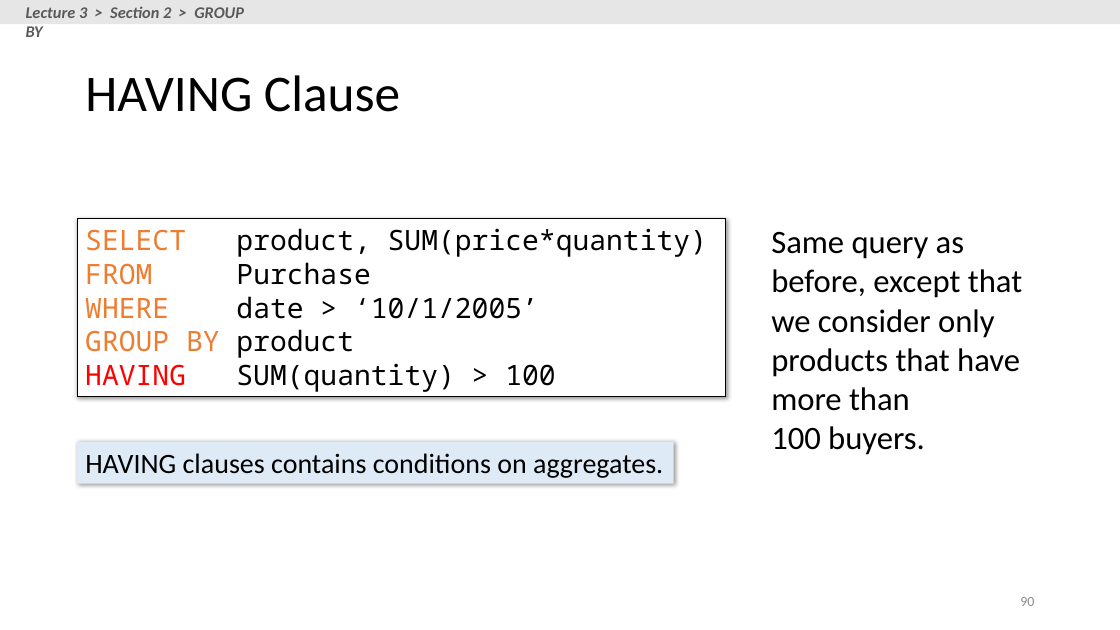
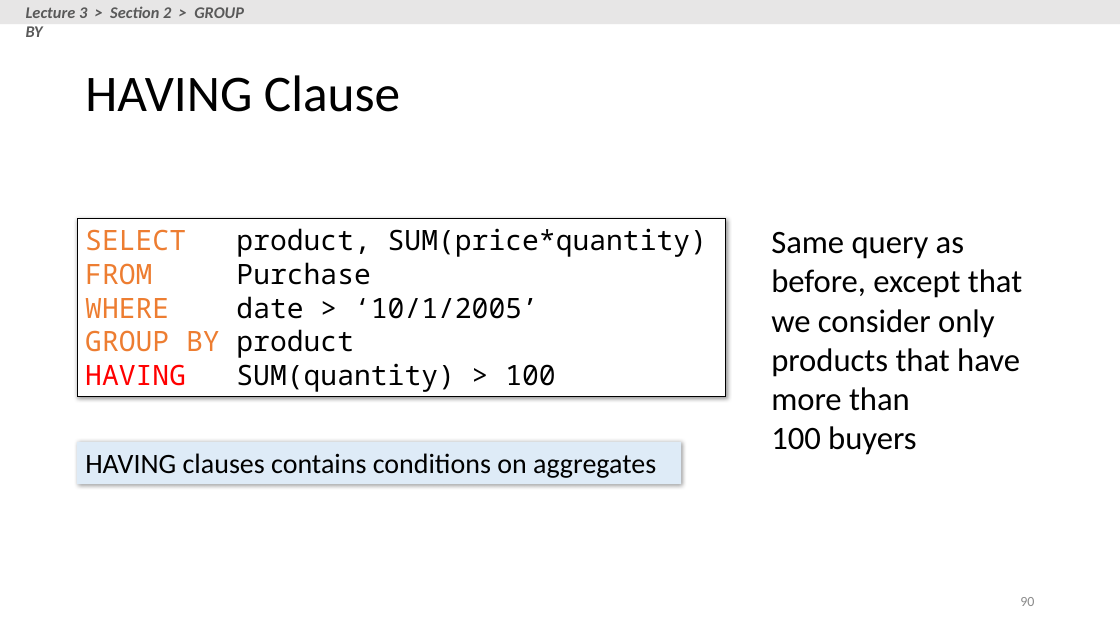
Before and after one commit to XIEQ/cs145-notebooks, a slide deck: slide 90 of lecture-2-3/Lecture_2_3_SQL.pptx. Drawn at 1120x630 pixels with LibreOffice and Linux fonts; fonts in the diff are those of the drawing. Boxes give left, top, right and bottom in pixels: in the first picture for what was removed or moved away, otherwise in the second. Text is boxed around its words. In the diff, an @@ line names an element or a change of style, - is before the commit and + after.

```diff
--- a/lecture-2-3/Lecture_2_3_SQL.pptx
+++ b/lecture-2-3/Lecture_2_3_SQL.pptx
@@ rectangle "HAVING clauses contains conditions on ...": place and size @@
-rectangle "HAVING clauses contains conditions on ..." at [77, 442, 674, 484]
+rectangle "HAVING clauses contains conditions on ..." at [77, 442, 681, 484]
@@ text at [771, 426, 916, 455]: text changed @@
-100 buyers.
+100 buyers
@@ text in rectangle at [85, 453, 656, 478]: text changed @@
-HAVING clauses contains conditions on aggregates.
+HAVING clauses contains conditions on aggregates
```
Also in this commit, not shown: 49 other slides changed, 7 other files.
